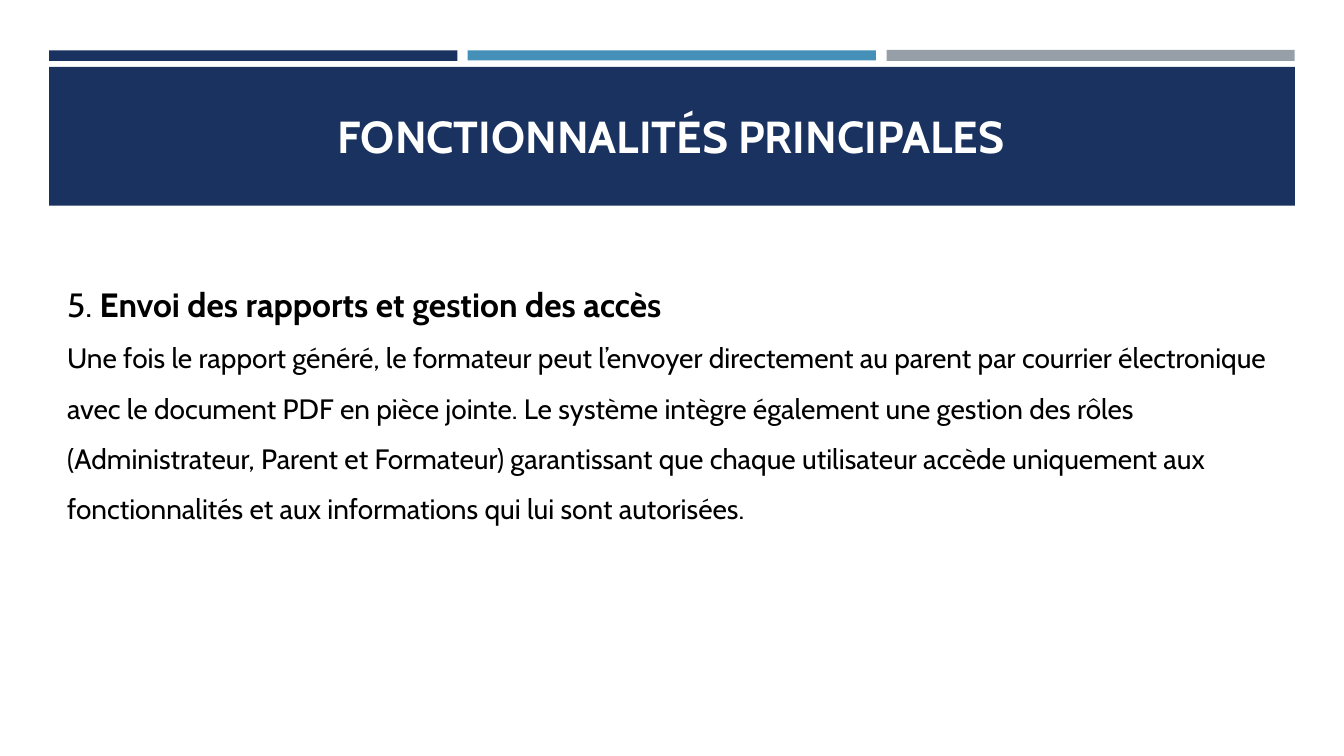
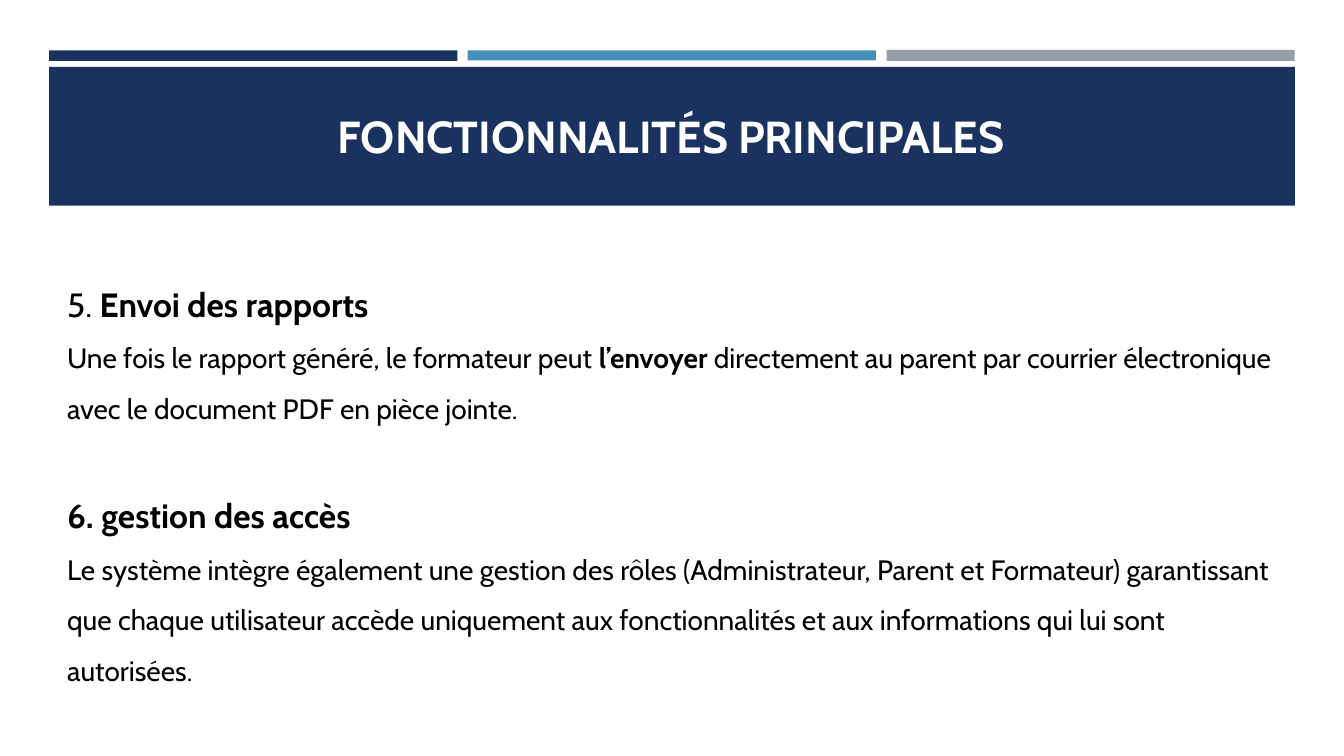
Before and after one commit to saratai2021-creator/summerCamp, a slide deck: slide 9 of la présentation du projet de synthèse.pptx. Drawn at 1344x756 pixels with LibreOffice and Linux fonts; fonts in the diff are those of the drawing. Boxes give left, top, right and bottom in pixels: in the first picture for what was removed or moved away, otherwise in the second. Text is boxed around its words. In the diff, an @@ line names an element or a change of style, - is before the commit and + after.

```diff
--- a/la présentation du projet de synthèse.pptx
+++ b/la présentation du projet de synthèse.pptx
@@ text at (67, 291, 1271, 637): text changed @@
-5. Envoi des rapports et gestion des accès
-Une fois le rapport généré, le formateur peut l’envoyer directement au parent par courrier électronique avec le document PDF en pièce jointe. Le système intègre également une gestion des rôles (Administrateur, Parent et Formateur) garantissant que chaque utilisateur accède uniquement aux fonctionnalités et aux informations qui lui sont autorisées.
+5. Envoi des rapports
+Une fois le rapport généré, le formateur peut l’envoyer directement au parent par courrier électronique avec le document PDF en pièce jointe.
+6. gestion des accès
+Le système intègre également une gestion des rôles (Administrateur, Parent et Formateur) garantissant que chaque utilisateur accède uniquement aux fonctionnalités et aux informations qui lui sont autorisées.
```
Also in this commit, not shown: 8 other slides changed, 4 other files.
